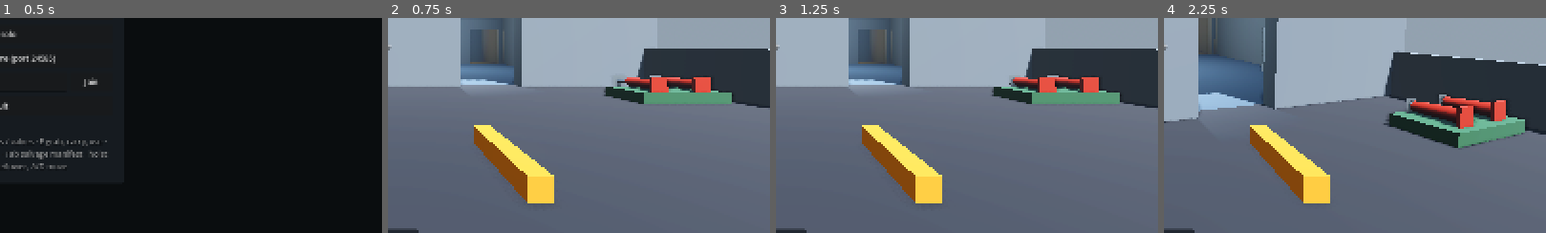
Above: before the commit, frames 1-4 (left to right).
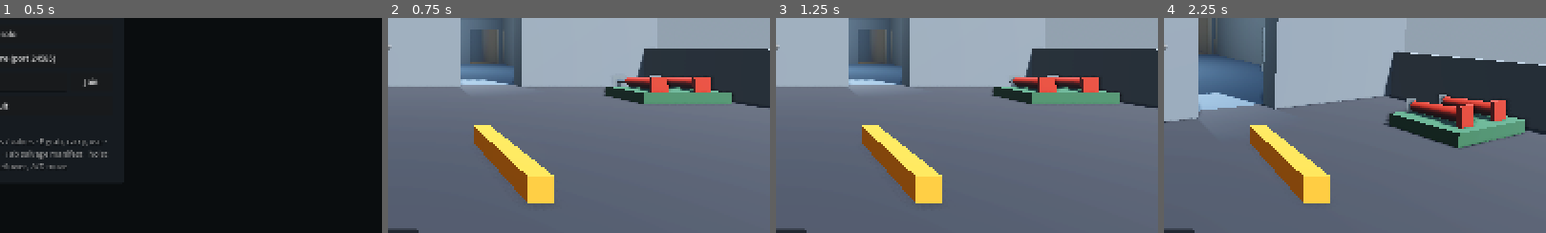
Above: after the commit, the same moments.

Repository: Elexia12/elegamedev
Game: Godot game, scene res://scenes/main.tscn
Two runs of this game, one before a commit and one after it. Both use one fixed random seed, a clock stepped at 60 frames per second and the inputs below.
Inputs (mouse positions are % of the whole screen's width and height, from its top left):
- Up to frame 1 (0.5 s): no input
- Up to frame 2 (0.75 s): click "Play solo" at 0.5 s
- Up to frame 3 (1.25 s): no input
- Up to frame 4 (2.25 s): tap Enter at 1.25 s; move the mouse to (49, 52) at 1.27 s; hold E (interact) 1.28-2.03 s; hold W (move_forward) from 1.28 s (still down); tap Space (jump) at 1.52 s; move the mouse to (57, 51) at 2.02 s; tap Tab (manifest) at 2.1 s
The pictures show only the part of the screen within x 50-100%, y 44-94%; the shares and areas given below are measured in that part.

Frame 1 is identical in both runs. In frame 2, 0.1% of the frame differs, in the area x 66-80%, y 27-34%; in frame 3, 0.1%; in frame 4, 0.3%, in the area x 64-89%, y 37-52%.

Commit message:
[*] Keep the motor on the trolley across the corridor slabs
With Jolt's default solver settings (2 cm penetration slop, 2 position
steps), the 450 kg motor pressed the loaded trolley's wheels 3-5 cm into
the floor while it rolled. At each new floor piece (the corridor slabs)
a sunken caster hit the piece's side face and the trolley stopped dead,
which broke the motor loose; at the second seam it couldn't get over at
all, the motor walked off the front, and the trolley ended up on top of
it, thrashing next to the pusher.

- project.godot: penetration_slop 0.002, position_steps 6,
  velocity_steps 15. Loaded wheels now sink <5 mm; the corridor crossing
  peaks at 3.3 m/s^2 against the 8.3 m/s^2 needed to unstick the motor.
- Trolley: only bodies touching the top of the deck, centred over it,
  count as cargo. A motor that fell off and got rolled onto is no longer
  glued back on in the wrong place.

Co-Authored-By: Claude Opus 5.5 <noreply@anthropic.com>

Diff:
--- a/unstable/project.godot
+++ b/unstable/project.godot
@@ -129,6 +129,9 @@
 [physics]
 
 3d/physics_engine="Jolt Physics"
+jolt_physics_3d/simulation/velocity_steps=15
+jolt_physics_3d/simulation/position_steps=6
+jolt_physics_3d/simulation/penetration_slop=0.002
 
 [rendering]
 
--- a/unstable/scripts/facility/trolley.gd
+++ b/unstable/scripts/facility/trolley.gd
@@ -72,6 +72,8 @@
 	super._ready()
 	add_to_group("pushables")
 	_last_pos = global_position
+	# Four wheels on the floor plus whatever sits on the deck.
+	max_contacts_reported = 16
 
 
 func cargo() -> Array[RigidBody3D]:
@@ -165,9 +167,15 @@
 			release_cargo(b)
 	var deck_y := deck.global_position.y + 0.05
 	var hold := deck_friction * 9.8
+	var resting := _resting_on_deck()
 	for b in bodies:
 		# Held or hoisted: it's in someone's hands, not resting on the deck.
 		if _lifted(b):
+			continue
+		# Only what sits on top of the deck rides on it. Something the
+		# trolley bumped into or rolled onto (a motor that fell off the
+		# front) isn't cargo, even inside the CargoArea.
+		if not _joints.has(b) and not b in resting:
 			continue
 		var on_deck := Vector3(b.global_position.x, deck_y, b.global_position.z)
 		var r := on_deck - global_position
@@ -186,7 +194,8 @@
 			b.linear_velocity -= change - change.limit_length(hold * delta)
 		var rel := (b.linear_velocity - point_velocity(on_deck)) * Vector3(1, 0, 1)
 		var spin := b.angular_velocity.y - angular_velocity.y
-		if rel.length() < 0.12 and absf(spin) < 0.3 and b.get_contact_count() > 0 and not _lifted(b):
+		# (Cargo that just came unstuck has no contact yet: it slides first.)
+		if rel.length() < 0.12 and absf(spin) < 0.3 and b in resting:
 			_stick(b)
 			continue
 		# Sliding: kinetic friction, measured and applied where it meets the deck.
@@ -194,6 +203,25 @@
 		var f := (-rel * reduced * 20.0).limit_length(deck_friction * b.mass * 9.8)
 		b.apply_force(f, on_deck - b.global_position)
 		apply_force(-f, on_deck - global_position)
+
+
+## Bodies touching the top of the deck from above this step, centred over it
+## (stuck cargo has no contacts: its joint turns them off).
+func _resting_on_deck() -> Array:
+	var out := []
+	var state := PhysicsServer3D.body_get_direct_state(get_rid())
+	var half := (deck.shape as BoxShape3D).size / 2.0
+	for i in state.get_contact_count():
+		var b := state.get_contact_collider_object(i) as RigidBody3D
+		if b == null or b in out or shape_owner_get_owner(shape_find_owner(state.get_contact_local_shape(i))) != deck:
+			continue
+		var local := deck.to_local(b.global_position)
+		if absf(local.x) > half.x or absf(local.z) > half.z or local.y < 0.0:
+			continue
+		# The normal on our side points into us: down, for a load on top.
+		if state.get_contact_local_normal(i).dot(-global_basis.y) > 0.7:
+			out.append(b)
+	return out
 
 
 ## Is something lifting this cargo off the deck (the hoist, a crew member)?
Not shown, changed: unstable/ARCHITECTURE.md
Not shown, changed: unstable/CLAUDE.md
